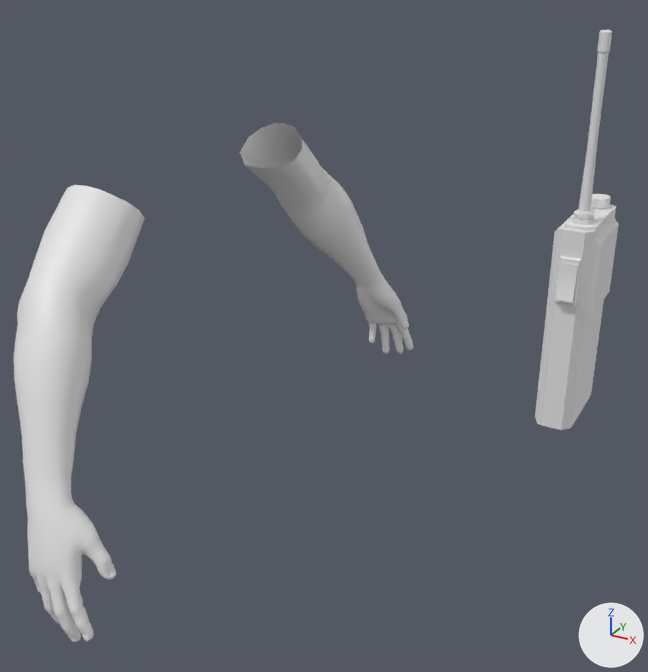
One commit to the FBX model models/custom_props/Walkietalkie/v_walkietalkie.fbx: the scene before it, then after it.
Before and after are seen from a 50 mm lens placed at (1.541, -2.308, 0.322), pointed at (0.432, -0.291, -0.686). The axes (+X, +Y, +Z) are drawn at lower right. The lights are the same throughout.

The scene before the commit, as lines of its bpy script (objects in view):
```python
me_unnamed_1_rust_hands_mesh = bpy.data.meshes.new('unnamed_1_rust_hands_mesh')
me_unnamed_1_rust_hands_mesh.from_pydata(...)  # 10250 vertices, 8022 faces; spans x -0.16..1.1, y -1.15..0.77, z -1.21..-0.23
me_unnamed_1_rust_hands_mesh.materials.append(mat_rust_hands)  # white #e7e7e7
me_walkietalkie_walkiemat_mesh = bpy.data.meshes.new('walkietalkie_walkiemat_mesh')
me_walkietalkie_walkiemat_mesh.from_pydata(...)  # 485 vertices, 936 faces; spans x -0.05..0.063, y -0.157..0.136, z -0.278..0.746
me_walkietalkie_walkiemat_mesh.materials.append(mat_walkiemat)  # white #e7e7e7
ob_unnamed_1_rust_hands = bpy.data.objects.new('unnamed_1_rust_hands', me_unnamed_1_rust_hands_mesh)
ob_unnamed_1_rust_hands.location = (0.0, 0.0, 0.0)
ob_walkietalkie_walkiemat = bpy.data.objects.new('walkietalkie_walkiemat', me_walkietalkie_walkiemat_mesh)
ob_walkietalkie_walkiemat.location = (1.05, 0.0, -0.61)
```
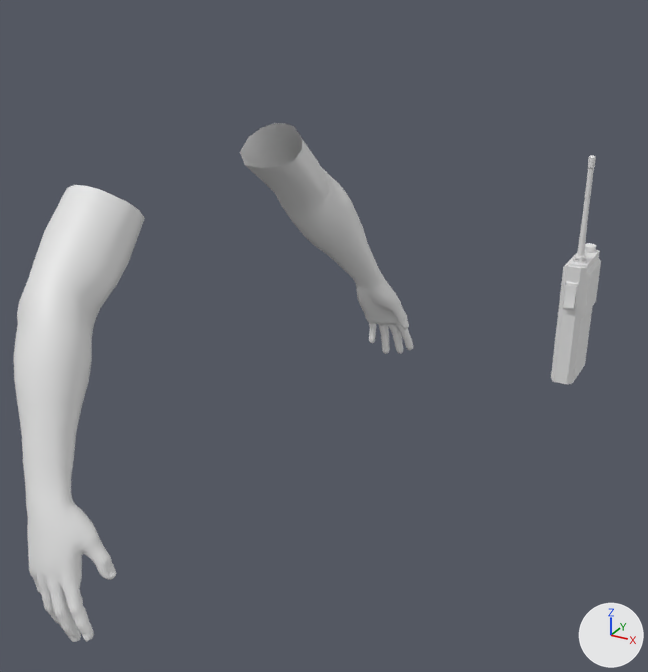
Pixel boxes [x1, y1, x2, y2] of what changed, in the pictures (648 x 672 px):
'walkietalkie_walkiemat', rescaled (40% narrower, 43% shorter)
    before: [535, 30, 619, 430]
    after: [551, 155, 601, 384]

What changed in the scene script:
```text
Change ob_walkietalkie_walkiemat:
    ob_walkietalkie_walkiemat.scale: (1.0, 1.0, 1.0) -> (0.6, 0.6, 0.6)
```
